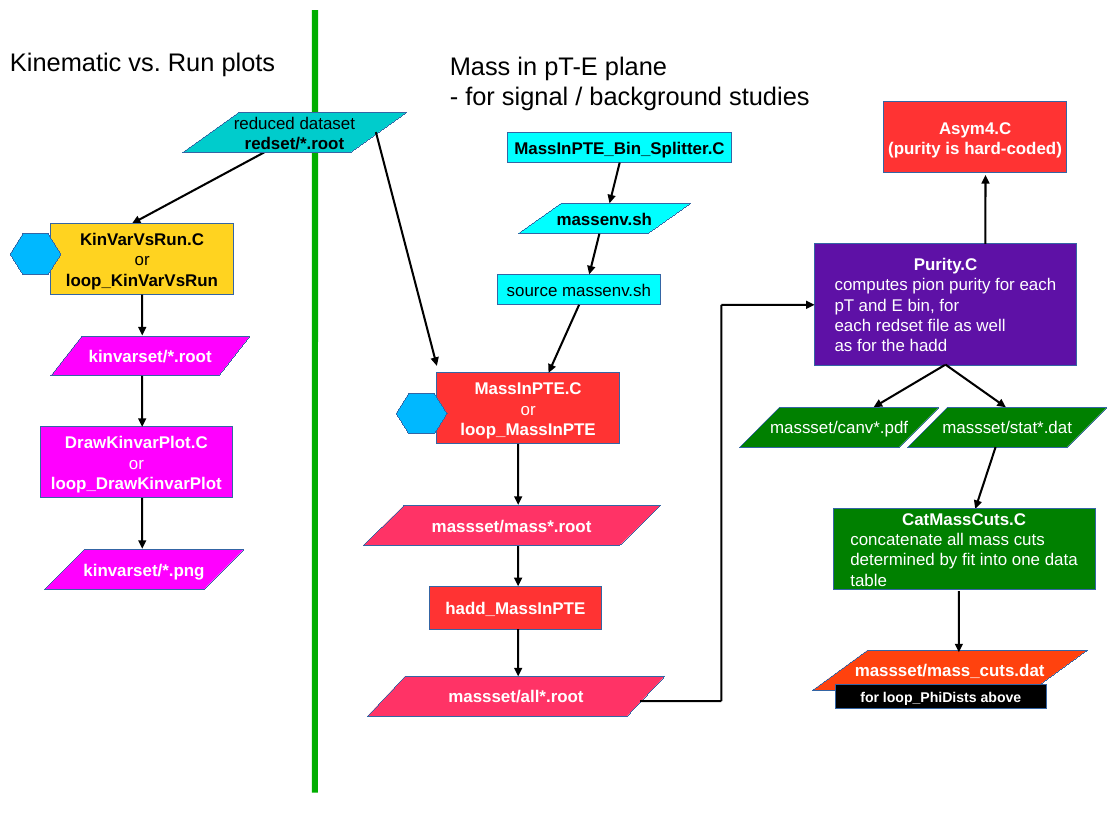
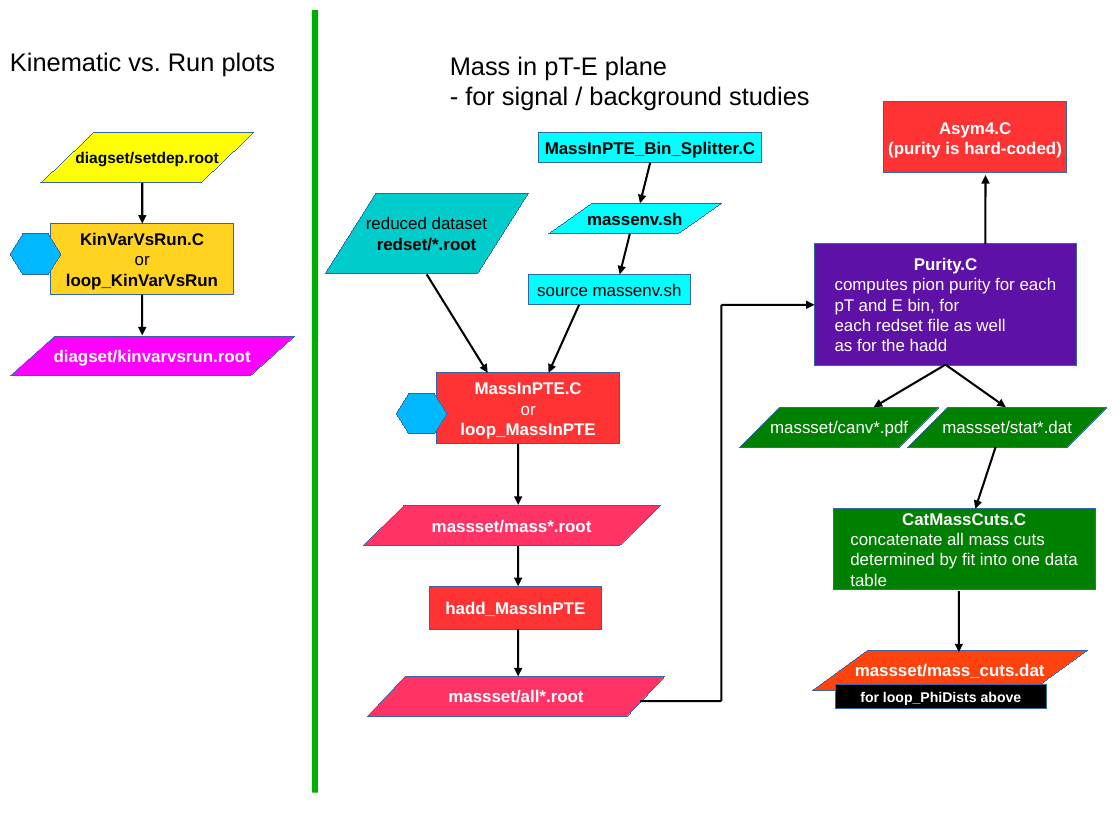
Before and after one commit to c-dilks/spinlong, a slide deck: slide 3 of doc_diagram.odp. Drawn at 1120x840 pixels with LibreOffice and Linux fonts; fonts in the diff are those of the drawing. Boxes give left, top, right and bottom in pixels: in the first picture for what was removed or moved away, otherwise in the second. Text is boxed around its words. In the diff, an @@ line names an element or a change of style, - is before the commit and + after.

```diff
--- a/doc_diagram.odp
+++ b/doc_diagram.odp
@@ parallelogram added at [41,132,254,183], fill #FFFF00, outline #3465A4 0 pt, 11 pt, text #000000, bold @@
+diagset/setdep.root
@@ 2 rectangles, 2 arrows, 1 parallelogram: place and size @@
-2 rectangles, 2 arrows, 1 parallelogram at [498,132,732,305]
+2 rectangles, 2 arrows, 1 parallelogram at [528,132,762,305]
@@ arrow moved from (264, 152) - (132, 224) to (142, 183) - (142, 224) @@
@@ parallelogram "reduced dataset": place and size @@
-parallelogram "reduced dataset" at [183,113,407,152]
+parallelogram "reduced dataset" at [325,193,528,273]
@@ parallelogram "reduced dataset" at [325,193,528,273]: proportions changed @@
@@ arrow moved from (376, 132) - (437, 366) to (427, 274) - (488, 373) @@
@@ parallelogram "diagset/kinvarvsrun.root" at [10,336,295,376]: proportions changed @@
@@ parallelogram "diagset/kinvarvsrun.root": place and size @@
-parallelogram "diagset/kinvarvsrun.root" at [51,336,250,376]
+parallelogram "diagset/kinvarvsrun.root" at [10,336,295,376]
@@ text in parallelogram at [54,349,251,366]: text changed @@
-kinvarset/*.root
+diagset/kinvarvsrun.root
@@ arrow removed from (142, 376) to (142, 427) @@
@@ parallelogram removed at [41,427,233,498] @@
-DrawKinvarPlot.C
-or
-loop_DrawKinvarPlot
@@ arrow removed from (142, 498) to (142, 549) @@
@@ parallelogram removed at [45,550,244,589] @@
-kinvarset/*.png
```
Also in this commit, not shown: 15 other files.
